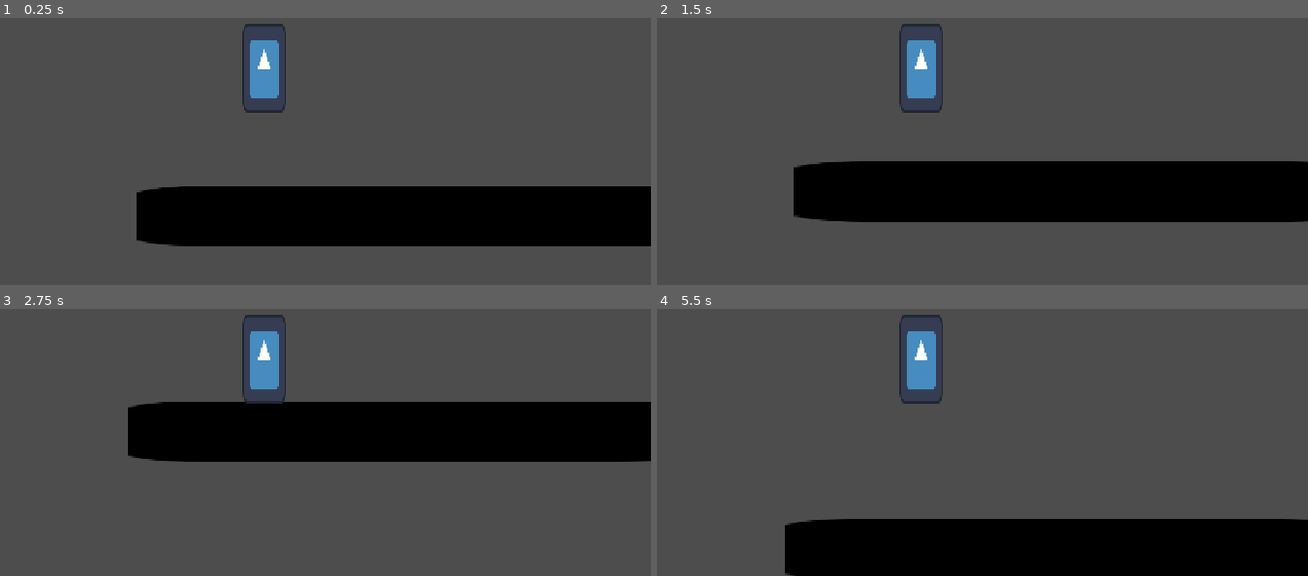
Above: before the commit, frames 1-4 (two rows, left to right).
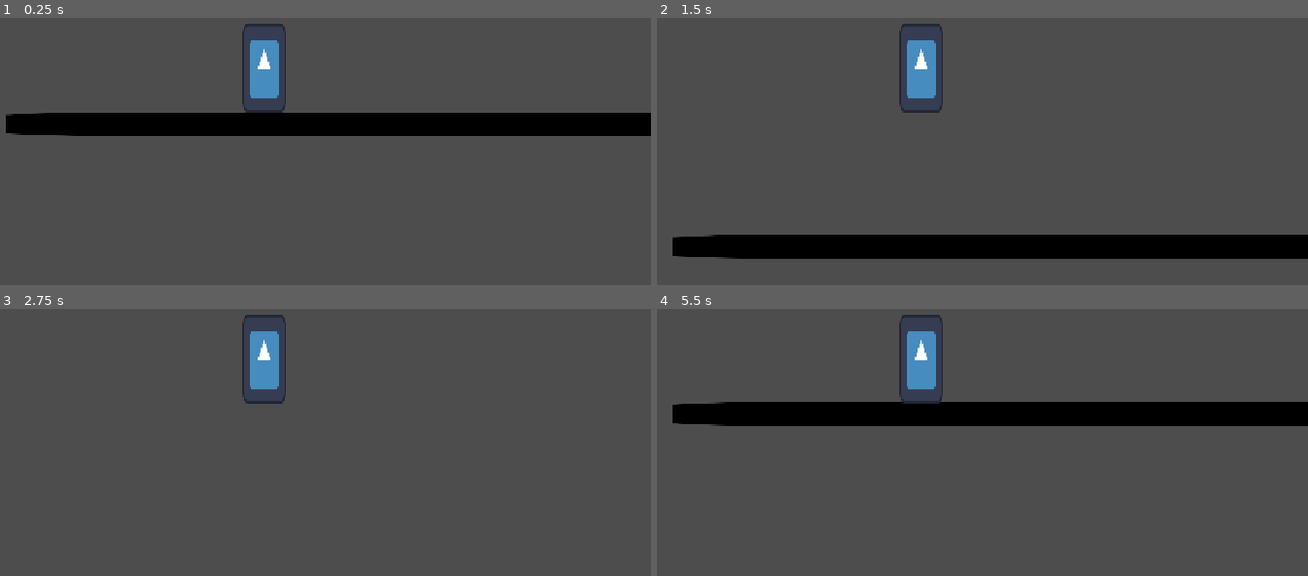
Above: after the commit, the same moments.

Repository: CheeseySofa/Martial-Arts-Fighter-or-smth
Game: Godot game, scene res://Scenes/world.tscn
Same seed, same stepped clock (60 frames per second), same inputs: the game is played once before the commit and once after it. The engine's default icon, where the game draws it, is replaced by a stand-in: a white triangle on a blue panel in a dark square.
Inputs (mouse positions are in pixels of both pictures, inside the frame that each line leads up to):
- Up to frame 1 (0.25 s): no input
- Up to frame 2 (1.5 s): tap Enter at 0.5 s; move the mouse to (1093, 44) at 0.52 s; tap A (A) at 0.6 s; click (1093, 44) at 0.67 s; tap Space (jump) at 0.77 s; tap D (D) at 0.8 s; drag from (767, 90) to (884, 154) at 1.27 s
- Up to frame 3 (2.75 s): move the mouse to (outside the picture) at 2.02 s; tap A (A) at 2.1 s; click (outside the picture) at 2.17 s; tap D (D) at 2.3 s
- Up to frame 4 (5.5 s): tap Space (jump) at 2.75, 3.77 s; drag from (884, 445) to (outside the picture) at 2.77 s; move the mouse to (1151, 423) at 3.52 s; tap A (A) at 3.6, 5.1 s; click (1151, 423) at 3.67 s; tap D (D) at 3.8, 5.3 s; tap Enter at 4.25 s; drag from (outside the picture) to (outside the picture) at 4.27 s; move the mouse to (956, 357) at 5.02 s; click (956, 357) at 5.17 s

The runs differ from the first frame. In frame 1, 26% of the frame differs, in the area x 0-100%, y 35-86%; in frame 2, 27%, in the area x 2-100%, y 53-91%; in frame 3, 18%; in frame 4, 26%.

Commit message:
Fixed Dash fr

Diff:
--- a/Scenes/Player.tscn
+++ b/Scenes/Player.tscn
@@ -28,7 +28,6 @@
 ignore_time_scale = true
 
 [node name="Dash_Cd" type="Timer" parent="." unique_id=99422660]
-wait_time = 10.0
 one_shot = true
 ignore_time_scale = true
 
--- a/Scenes/tile_ig.tscn
+++ b/Scenes/tile_ig.tscn
@@ -5,15 +5,16 @@
 [sub_resource type="RectangleShape2D" id="RectangleShape2D_uvcww"]
 size = Vector2(1188, 122)
 
-[node name="Node2D" type="RigidBody2D" unique_id=1766983991]
+[node name="tile_ig" type="RigidBody2D" unique_id=1766983991]
 
 [node name="Sprite2D" type="Sprite2D" parent="." unique_id=1465622889]
 modulate = Color(0, 0, 0, 1)
 self_modulate = Color(0.07882487, 0.2122663, 0.31395477, 1)
 position = Vector2(-1, 1)
-scale = Vector2(9.34375, 1)
+scale = Vector2(13.892936, -0.38695663)
 texture = ExtResource("1_2tupl")
 
 [node name="CollisionShape2D" type="CollisionShape2D" parent="." unique_id=1930815195]
 position = Vector2(-4, 1)
+scale = Vector2(1.4868695, -0.38695663)
 shape = SubResource("RectangleShape2D_uvcww")
--- a/Scenes/world.tscn
+++ b/Scenes/world.tscn
@@ -9,4 +9,4 @@
 position = Vector2(583, 559)
 
 [node name="CharacterBody2D" parent="." unique_id=1684151279 instance=ExtResource("2_5a7ea")]
-position = Vector2(252, 243)
+position = Vector2(240, 439)
--- a/Scripts/player.gd
+++ b/Scripts/player.gd
@@ -1,9 +1,10 @@
 extends CharacterBody2D
 
 const SPEED = 600
-const JUMP_VELOCITY = -500.
+const JUMP_VELOCITY = -400
 var direction = null
 var time = 0
+var dash_time = 0
 var cd = true
 var Dash_window = true
 var pressed = false
@@ -27,20 +28,26 @@
 		if (a1 or d1) and Dash_window and cd:
 
 			if a1 and perm_a:
-				velocity.x -= 1400
+				velocity.x -= 8000
 				$Dash_Cd.start()
 				cd = false
 				dashin = true
 
 			elif d1 and perm_d:
-				velocity.x += 1400
-				print("dash right")
+				velocity.x += 8000
+				$Dash_Cd.start()
 				cd = false
 				dashin = true
 
 	#air stuff
 	if not is_on_floor():
 		velocity += (get_gravity() + Vector2(0,1)) * delta
+		if dashin:
+			dash_time += delta
+			self.velocity = self.velocity.lerp(Vector2(0,velocity.y),clamp(dash_time* 8,0,1))
+			if self.velocity.x == 0:
+				dashin = false
+				dash_time = 0
 
 	#ground stuff
 	if is_on_floor():
@@ -49,9 +56,12 @@
 			if !dashin:
 				velocity.x = clamp((abs(velocity.x) + (110 * time)) ,300, SPEED) * direction
 			else:
-				self.velocity = self.velocity.lerp(Vector2(0,0),time * 0.4)
+				dash_time += delta
+				self.velocity = self.velocity.lerp(Vector2(0,velocity.y),clamp(dash_time * 8,0,1))
 				if self.velocity.x == 0:
 					dashin = false
+					print("dash done")
+					dash_time = 0
 		else:
 			time = 0
 			if !dashin:
@@ -78,3 +88,4 @@
 
 func _on_dash_cd_timeout():
 	cd = true
+	print("DAsh again broski")
